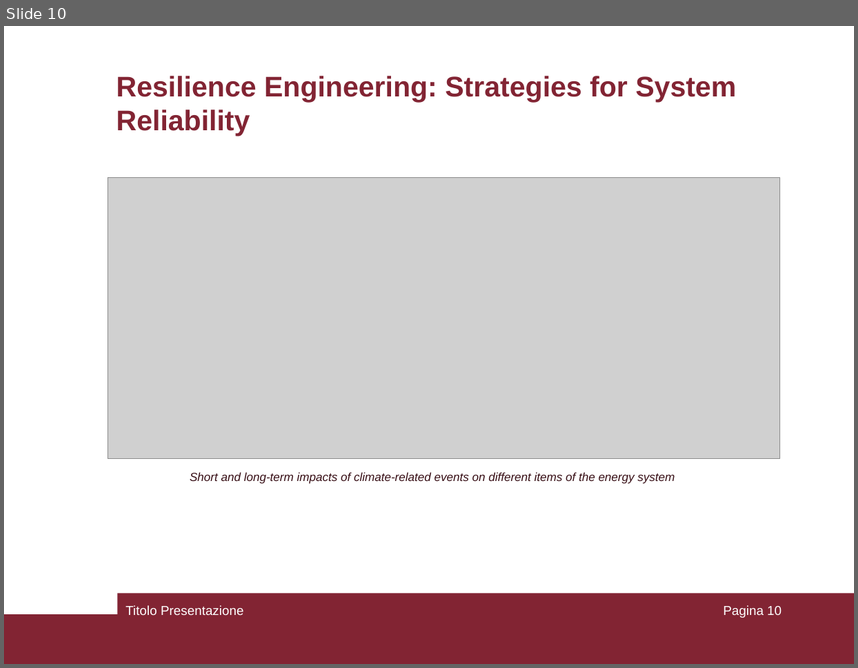
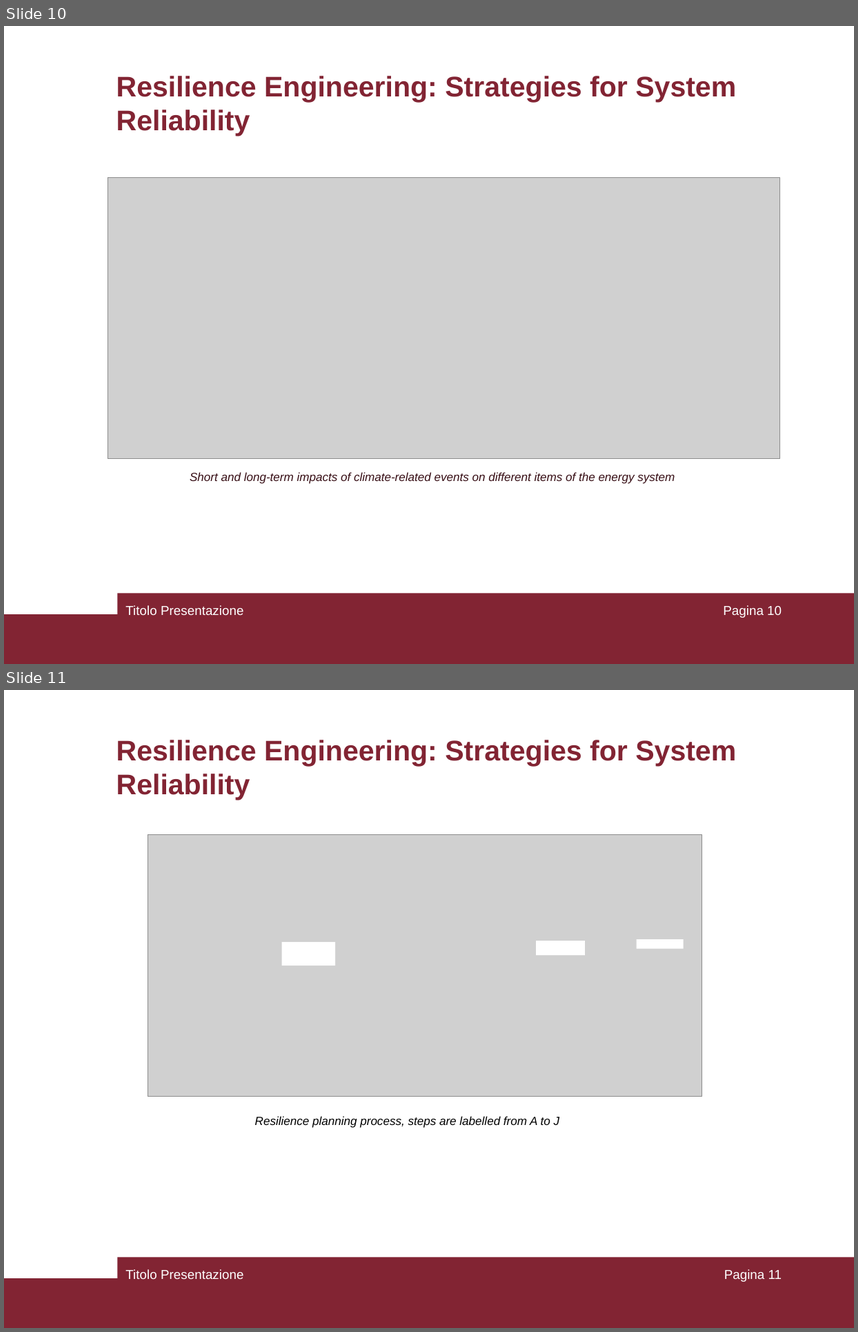
Before and after one commit to pierlucaanania/ResilienceEngineering4Minigrid_Africa, a slide deck: MSc Thesis/PresPptSapienza.ppt. Shown one above the other, each under a label of ours: slide 10 before the commit, slides 10 and 11 after it. The pictures are 858x668 and 858x1332 pixels, drawn with LibreOffice and Linux fonts; fonts in the diff are those of the drawing; grey boxes stand for pictures. Boxes give left, top, right and bottom in pixels: in the first picture for what was removed or moved away, otherwise in the second. Text is boxed around its words. In the diff, an @@ line names an element or a change of style, - is before the commit and + after.

```diff
--- a/MSc Thesis/PresPptSapienza.ppt
+++ b/MSc Thesis/PresPptSapienza.ppt
@@ slide 11 added at [4, 690, 854, 1328], background #FFFFFF; not listed: 2 template elements that a slide beside it also shows @@
@@ title added at [116, 740, 736, 800], 24 pt, text #822433, bold @@
+Resilience Engineering: Strategies for System Reliability
@@ picture added at [148, 834, 702, 1096] @@
@@ rectangle added at [282, 942, 335, 965], fill #FFFFFF @@
@@ rectangle added at [536, 940, 584, 955], fill #FFFFFF @@
@@ rectangle added at [637, 939, 683, 949], fill #FFFFFF @@
@@ text added at [255, 1116, 560, 1127], 10 pt, text #000000, italic @@
+Resilience planning process, steps are labelled from A to J
@@ text added at [125, 1269, 243, 1279], 11 pt, text #FFFFFF @@
+Titolo Presentazione
@@ page number added at [724, 1269, 782, 1281], 11 pt, text #FFFFFF @@
+Pagina 11
```
Also in this commit, not shown: 1 slide changed, 4 other slides added.
